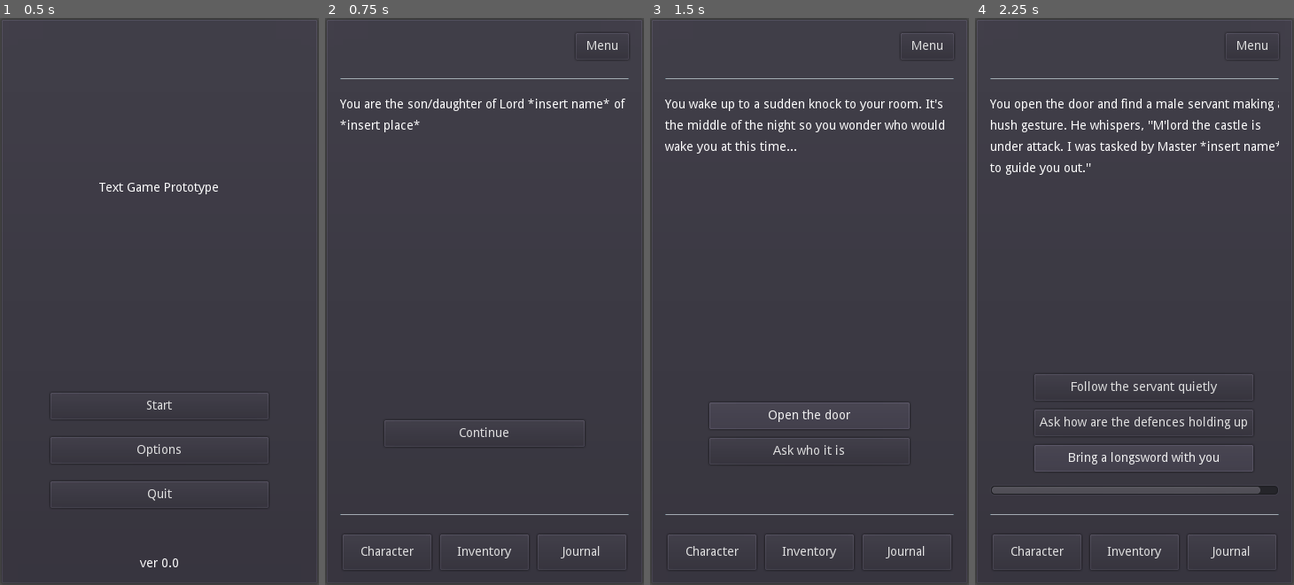
Above: before the commit, frames 1-4 (left to right).
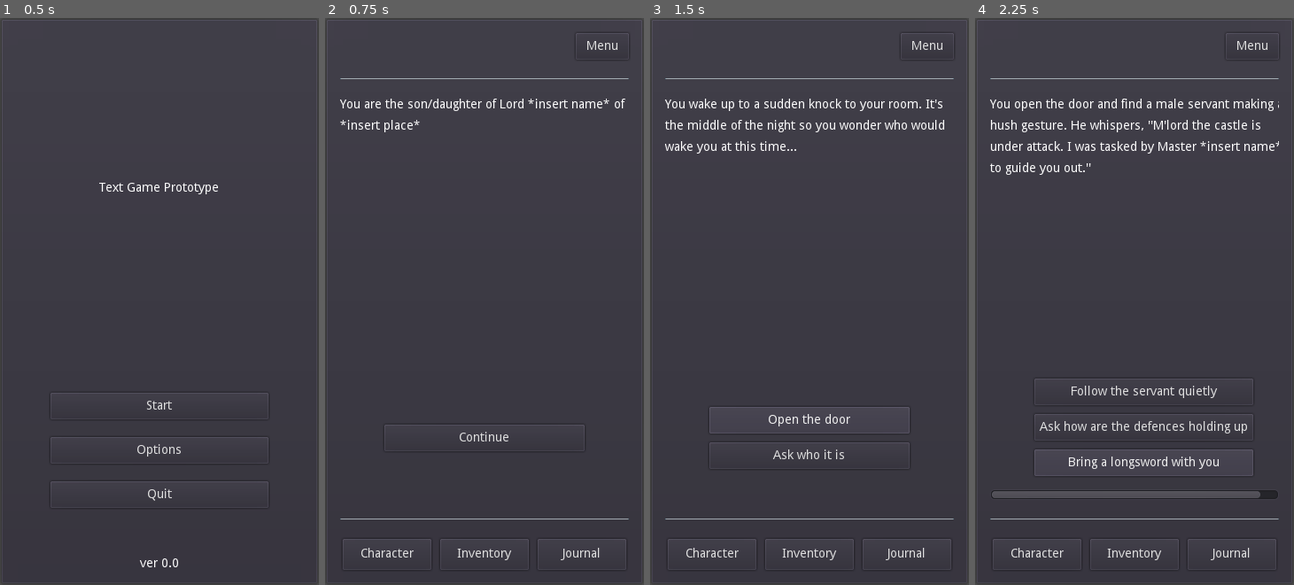
Above: after the commit, the same moments.

Repository: philipuriarte/A-Churchyard-of-Orphans
Game: Godot game, scene res://scenes/main.tscn
The game is run twice, just before and just after one commit, with the same random seed, the same clock (stepped at 60 frames per second) and the same inputs.
Inputs:
- Up to frame 1 (0.5 s): no input
- Up to frame 2 (0.75 s): click "Start" at 0.5 s
- Up to frame 3 (1.5 s): click "Continue" at 1.25 s
- Up to frame 4 (2.25 s): click "Open the door" at 2 s

Frame 1 is identical in both runs. In frame 2, 1.2% of the frame differs, in the area x 4-96%, y 70-96%; in frame 3, 1.9%; in frame 4, 4.3%, in the area x 4-96%, y 62-96%.

Commit message:
Update BottomContainer min size y to 35

Diff:
--- a/scenes/game_screen.tscn
+++ b/scenes/game_screen.tscn
@@ -60,31 +60,31 @@
 [node name="ContentScroll" type="ScrollContainer" parent="MainMargin/MainCointainer"]
 margin_top = 74.0
 margin_right = 326.0
-margin_bottom = 522.0
+margin_bottom = 527.0
 size_flags_vertical = 3
 
 [node name="ContentContainer" parent="MainMargin/MainCointainer/ContentScroll" instance=ExtResource( 2 )]
 margin_top = 0.0
 margin_right = 326.0
-margin_bottom = 448.0
+margin_bottom = 453.0
 
 [node name="BottomSeparator" type="HSeparator" parent="MainMargin/MainCointainer"]
-margin_top = 542.0
+margin_top = 547.0
 margin_right = 326.0
-margin_bottom = 546.0
+margin_bottom = 551.0
 
 [node name="BottomContainer" type="HBoxContainer" parent="MainMargin/MainCointainer"]
-margin_top = 566.0
+margin_top = 571.0
 margin_right = 326.0
 margin_bottom = 606.0
-rect_min_size = Vector2( 0, 40 )
+rect_min_size = Vector2( 0, 35 )
 custom_constants/separation = 10
 alignment = 1
 
 [node name="CharacterButton" type="Button" parent="MainMargin/MainCointainer/BottomContainer"]
 margin_left = 3.0
 margin_right = 103.0
-margin_bottom = 40.0
+margin_bottom = 35.0
 rect_min_size = Vector2( 100, 0 )
 focus_mode = 0
 text = "Character"
@@ -92,7 +92,7 @@
 [node name="InventoryButton" type="Button" parent="MainMargin/MainCointainer/BottomContainer"]
 margin_left = 113.0
 margin_right = 213.0
-margin_bottom = 40.0
+margin_bottom = 35.0
 rect_min_size = Vector2( 100, 0 )
 focus_mode = 0
 text = "Inventory"
@@ -100,7 +100,7 @@
 [node name="JournalButton" type="Button" parent="MainMargin/MainCointainer/BottomContainer"]
 margin_left = 223.0
 margin_right = 323.0
-margin_bottom = 40.0
+margin_bottom = 35.0
 rect_min_size = Vector2( 100, 0 )
 focus_mode = 0
 text = "Journal"
